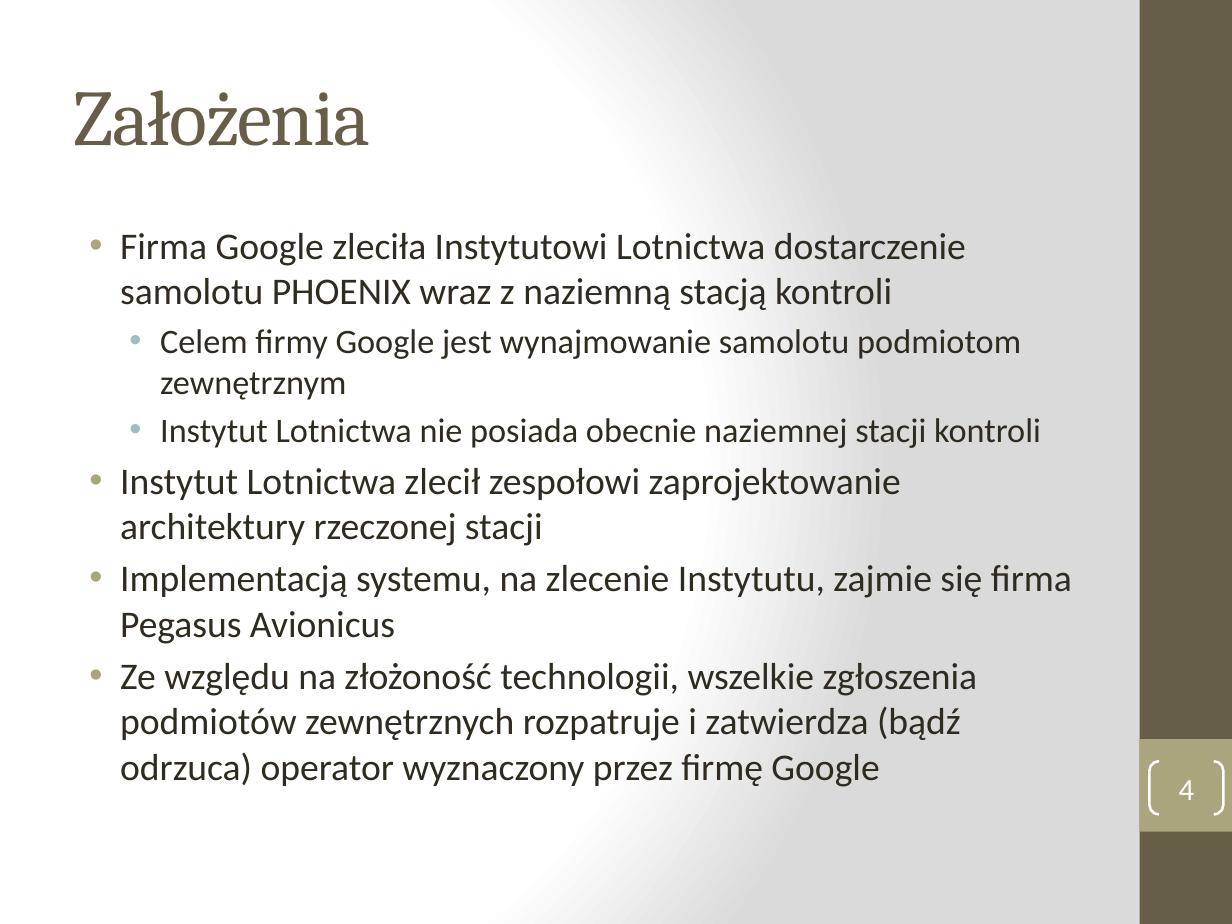
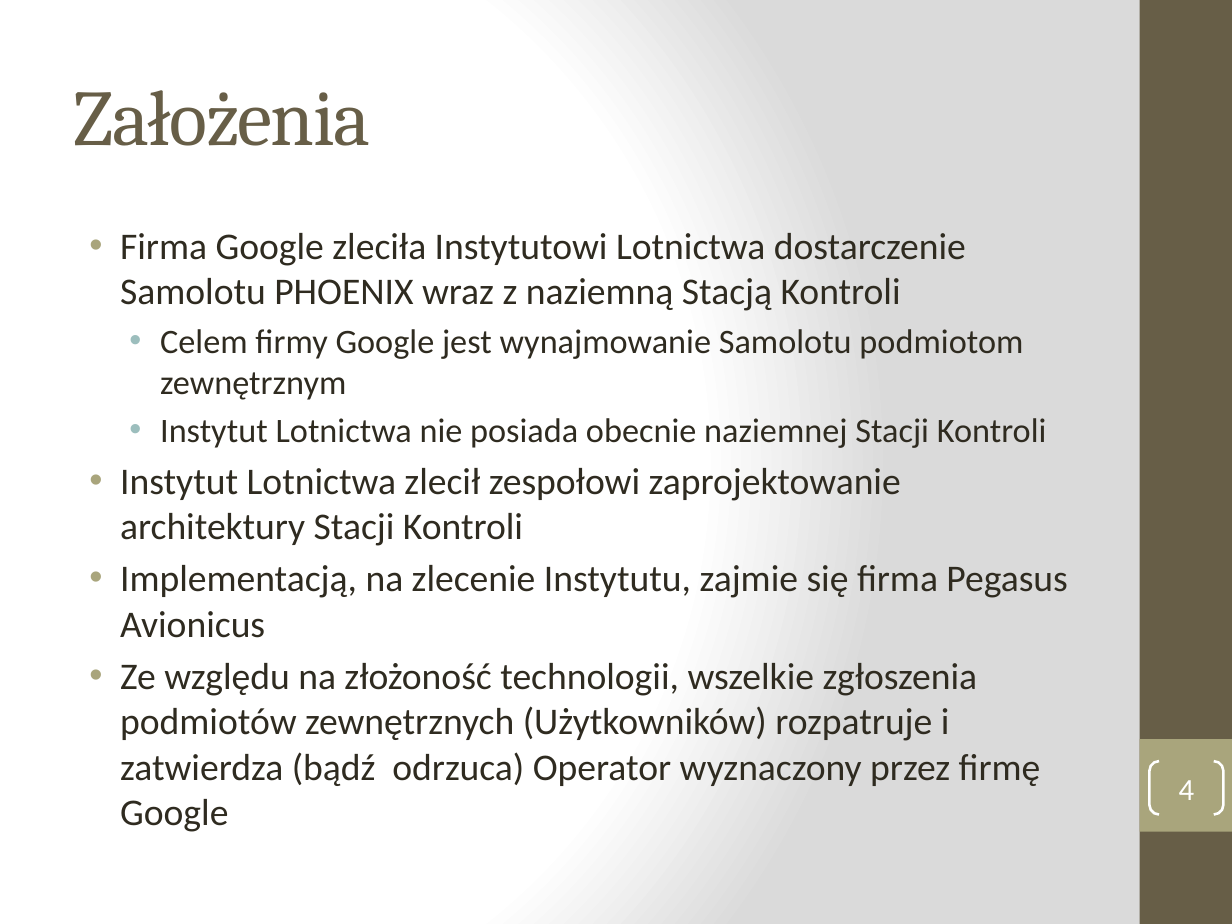
Before and after one commit to manisero/SemesterX, a slide deck: slide 4 of AIS/projekt/etap1/etap1.pptx. Drawn at 1232x924 pixels with LibreOffice and Linux fonts; fonts in the diff are those of the drawing. Boxes give left, top, right and bottom in pixels: in the first picture for what was removed or moved away, otherwise in the second. Text is boxed around its words. In the diff, an @@ line names an element or a change of style, - is before the commit and + after.

Commit message:
AIS: Added 'System scale' slide

```diff
--- a/AIS/projekt/etap1/etap1.pptx
+++ b/AIS/projekt/etap1/etap1.pptx
@@ text at (120,233,1067,832): text changed @@
-• Firma Google zleciła Instytutowi Lotnictwa dostarczenie samolotu PHOENIX wraz z naziemną stacją kontroli
-  • Celem firmy Google jest wynajmowanie samolotu podmiotom zewnętrznym
-  • Instytut Lotnictwa nie posiada obecnie naziemnej stacji kontroli
-• Instytut Lotnictwa zlecił zespołowi zaprojektowanie architektury rzeczonej stacji
-• Implementacją systemu, na zlecenie Instytutu, zajmie się firma Pegasus Avionicus
-• Ze względu na złożoność technologii, wszelkie zgłoszenia podmiotów zewnętrznych rozpatruje i zatwierdza (bądź odrzuca) operator wyznaczony przez firmę Google
+• Firma Google zleciła Instytutowi Lotnictwa dostarczenie Samolotu PHOENIX wraz z naziemną Stacją Kontroli
+  • Celem firmy Google jest wynajmowanie Samolotu podmiotom zewnętrznym
+  • Instytut Lotnictwa nie posiada obecnie naziemnej Stacji Kontroli
+• Instytut Lotnictwa zlecił zespołowi zaprojektowanie architektury Stacji Kontroli
+• Implementacją, na zlecenie Instytutu, zajmie się firma Pegasus Avionicus
+• Ze względu na złożoność technologii, wszelkie zgłoszenia podmiotów zewnętrznych (Użytkowników) rozpatruje i zatwierdza (bądź odrzuca) Operator wyznaczony przez firmę Google
```
Also in this commit, not shown: 7 other slides changed, 1 slide added.
